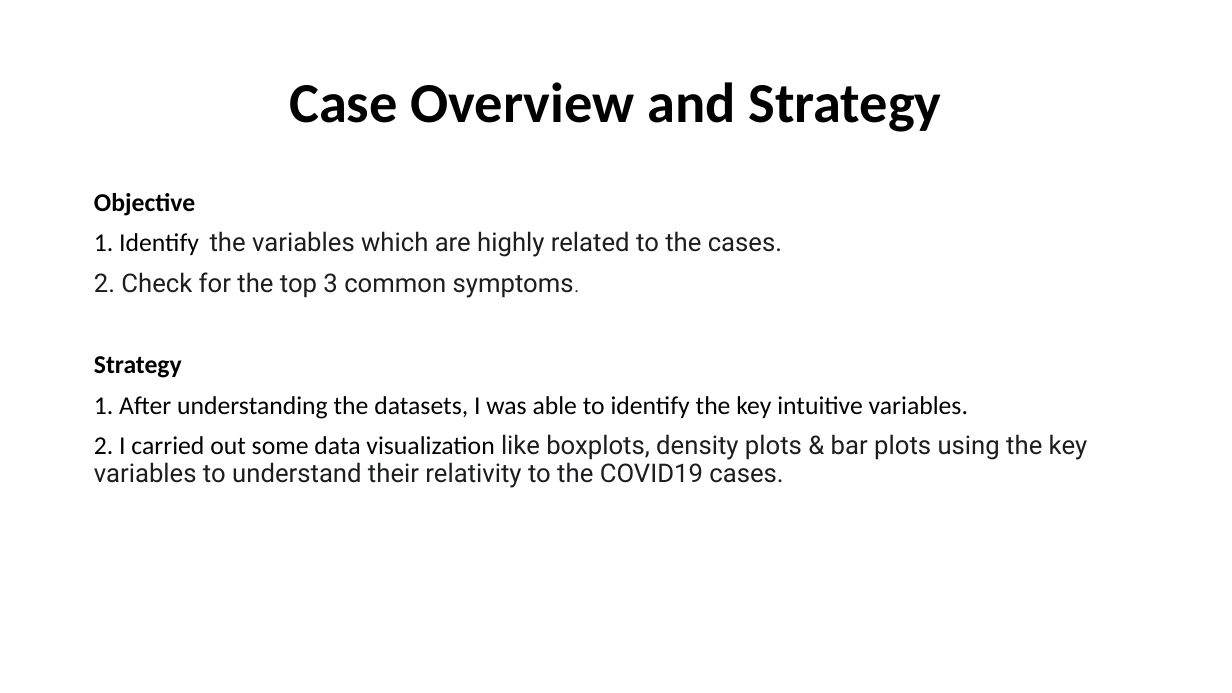
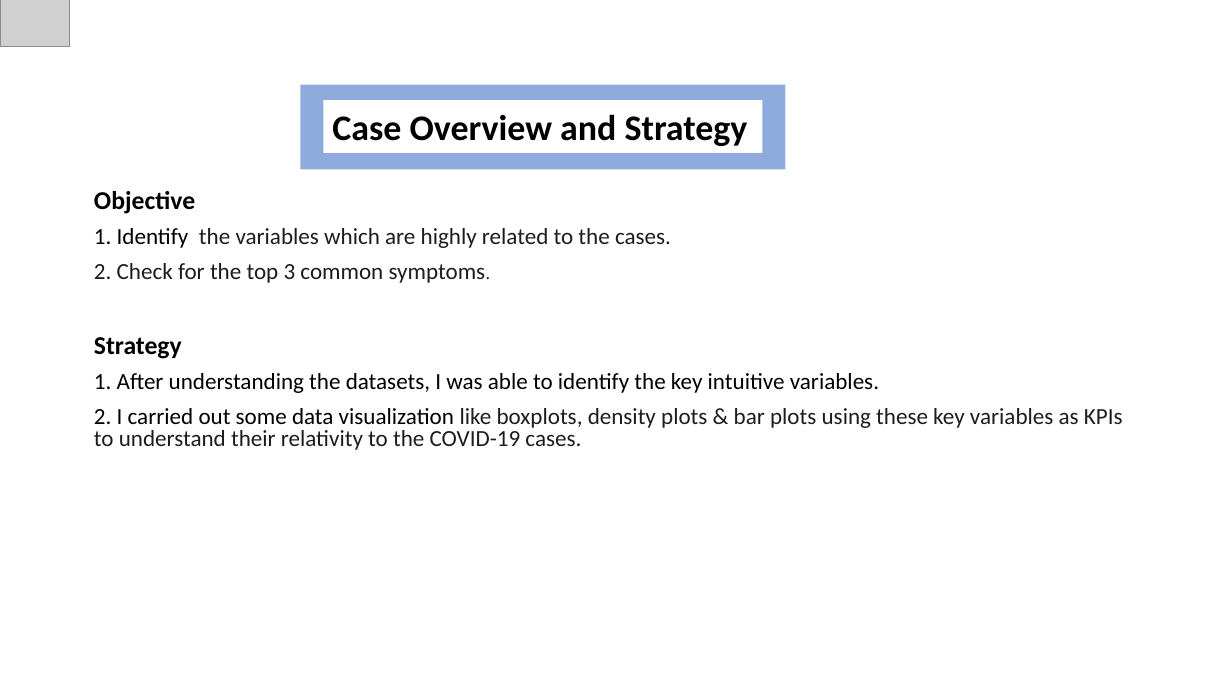
Before and after one commit to SireGift/Exploratory_Data_Analysis_for_COVID19, a slide deck: slide 2 of COVID19_Dataset_Report.pptx. Drawn at 1232x693 pixels with LibreOffice and Linux fonts; fonts in the diff are those of the drawing; grey boxes stand for pictures. Boxes give left, top, right and bottom in pixels: in the first picture for what was removed or moved away, otherwise in the second. Text is boxed around its words. In the diff, an @@ line names an element or a change of style, - is before the commit and + after.

```diff
--- a/COVID19_Dataset_Report.pptx
+++ b/COVID19_Dataset_Report.pptx
@@ picture added at bbox=[0, 0, 69, 46] @@
@@ rectangle added at bbox=[300, 85, 786, 170], fill #8FAADC, 18 pt, text #FFFFFF @@
+d
@@ rectangle "Case Overview and Strategy": place and size @@
-rectangle "Case Overview and Strategy" at bbox=[289, 82, 941, 132]
+rectangle "Case Overview and Strategy" at bbox=[323, 100, 762, 152]
@@ rectangle "Case Overview and Strategy" at bbox=[323, 100, 762, 152]: size 44 to 28 pt; alignment centre to left; line spacing 0.9 to 1; vertical alignment middle to top; fill none to #FFFFFF @@
@@ text at bbox=[94, 191, 879, 393]: size 20 to 18 pt in "1. Identify the variables which are highly ...", "2. Check for the top 3 common ...", "1. After understanding the datasets, I was ..."; font Roboto to Calibri in "the variables which are highly related to ...", "2. Check for the top 3 common ..."; line spacing 0.9 to 0.8 @@
@@ text at bbox=[94, 408, 1123, 450]: text changed; size 20 to 18 pt; font Roboto to Calibri @@
-2. I carried out some data visualization like boxplots, density plots & bar plots using the key variables to understand their relativity to the COVID19 cases.
+2. I carried out some data visualization like boxplots, density plots & bar plots using these key variables as KPIs to understand their relativity to the COVID-19 cases.
```
Also in this commit, not shown: 3 other slides changed, 3 slides added, 1 slide removed, 1 other file.
